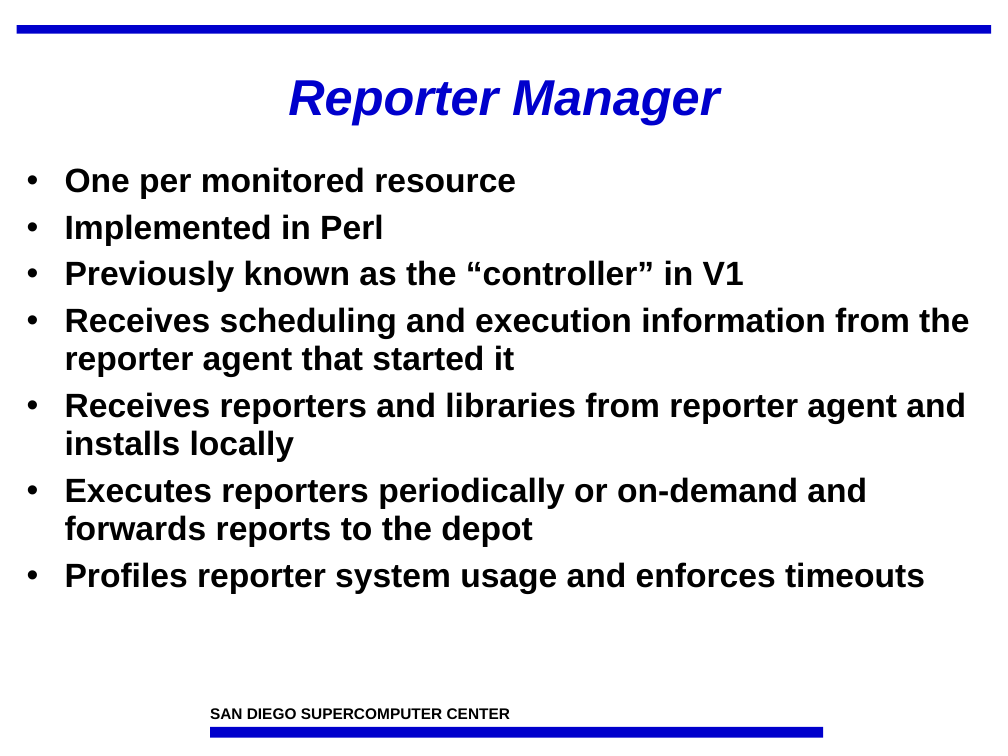
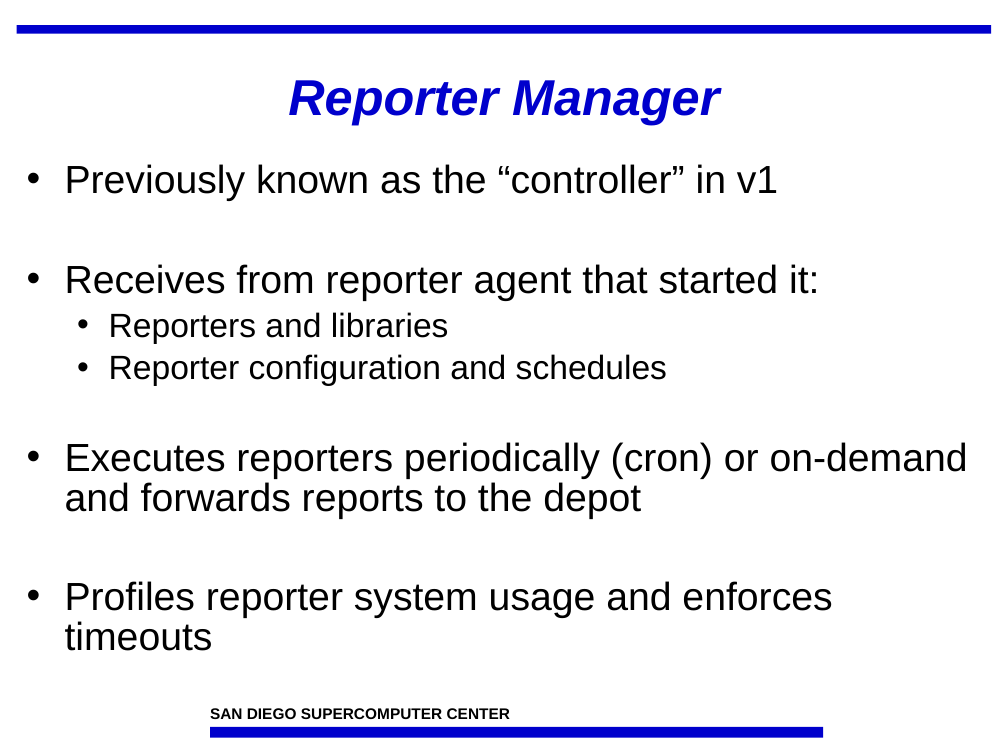
Before and after one commit to IncaProject/inca-xsede, a slide deck: slide 4 of talks/feb-06-workshop/control.ppt (slide 5 before the commit). Drawn at 1008x756 pixels with LibreOffice and Linux fonts; fonts in the diff are those of the drawing; background and template pictures are left out. Boxes give left, top, right and bottom in pixels: in the first picture for what was removed or moved away, otherwise in the second. Text is boxed around its words. In the diff, an @@ line names an element or a change of style, - is before the commit and + after.

```diff
--- a/talks/feb-06-workshop/control.ppt
+++ b/talks/feb-06-workshop/control.ppt
@@ text at [65,164,968,519]: text changed; size 24 to 28 pt; bold off @@
-• One per monitored resource
-• Implemented in Perl
-• Previously known as the “controller” in V1
-• Receives scheduling and execution information from the reporter agent that started it
-• Receives reporters and libraries from reporter agent and installs locally
-• Executes reporters periodically or on-demand and forwards reports to the depot
+• Previously known as the “controller” in v1
+• Receives from reporter agent that started it:
+  • Reporters and libraries
+  • Reporter configuration and schedules
+• Executes reporters periodically (cron) or on-demand and forwards reports to the depot
@@ text at [65,581,832,651]: size 24 to 28 pt, bold off in "Profiles reporter system usage and enforces timeouts"; line spacing 0.95 to 0.85; more space between paragraphs @@
```
Also in this commit, not shown: 19 other slides changed, 1 slide added, 1 slide removed.
